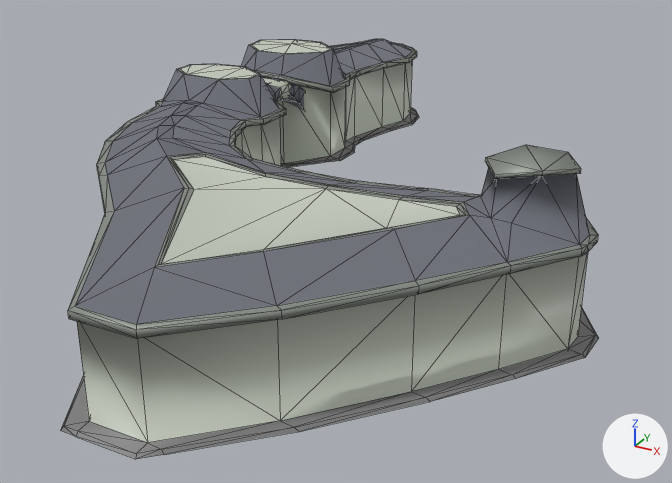
The glTF model Assets/Temp Imports/p-bld-4.glb: old version first, new version second.
Both versions are drawn from a 50 mm camera at (42.0, -59.6, 29.1) aimed at (8.9, 0.7, -1.1). Every picture has the same lights, and +X, +Y and +Z are marked at lower right. Mesh edges are drawn as thin lines on the coarser meshes. Vertices at the same position are counted once.

In view in the first picture: 'Cube-col'.
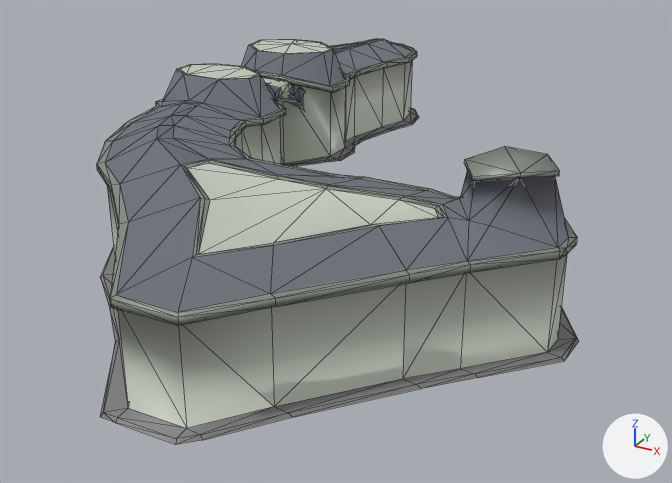
Location of each change, (x1, y1, x2, y2) in pixels of the pictures (672 x 483 px; the box of a moved part takes in the faces that stretch with it):
'Cube-col', reshaped (11% narrower): before (60, 39, 599, 459); after (97, 39, 579, 444)
part 1 of me_cube, moved or reshaped: before (60, 138, 599, 459); after (97, 138, 579, 444)
part 2 of me_cube, cut back: (403, 61, 412, 120) in both

The change, as a diff of the scene's bpy script:
```diff
--- a/Assets/Temp Imports/p-bld-4.glb.py
+++ b/Assets/Temp Imports/p-bld-4.glb.py
@@ me_cube @@
 # used by ob_cube_col; location = (0.0, 0.0, 0.0)
 # verts and faces of me_cube; kept vertices keep their numbers, new ones are numbered from 561
 # before: 233 (0.5, 31.3, 6.5), 234 (0.5, 31.3, 0.0) at pixel (403, 120), 235 (0.0, 34.3, 6.5), 236 (0.0, 34.3, 0.0) at pixel (410, 113), 308 (-1.4, 36.0, 0.0)
 # before: 309 (-6.7, 36.0, 0.0), 319 (-1.4, 36.0, -0.2), 320 (-6.7, 36.0, -0.2), 325 (-7.4, 36.7, -0.1), 326 (-7.5, 36.8, -0.3)
 # before: 327 (-0.7, 36.7, -0.1) at pixel (413, 108), 328 (-0.5, 36.8, -0.3) at pixel (415, 110)
-me_cube.from_pydata(...)  # 561 vertices, 1040 faces; spans x -12.1..31.7, y -30.1..38.1, z -2.3..11.2
+me_cube.from_pydata(...)  # 551 vertices, 1022 faces; spans x -12.1..30.7, y -28.1..38.1, z -2.3..11.2
+# me_cube part 1
+# 7 vertices are removed from x 27.0..31.6, y -8.9..-1.8, z -0.3..0.0
+# 24 faces are deleted
+# 62 vertices in x 22.0..31.7, y -10.1..-2.0, z -0.3..11.2 move by (-1.0, -1.0, 0.0)
+# 21 vertices in x 8.9..15.1, y -30.1..-24.4, z -0.3..8.0 move by (1.0, 2.0, 0.0)
+# 20 vertices in x -3.0..6.7, y -19.1..-10.0, z -2.3..8.0 move by (2.0, -1.0, 0.0)
+# 14 vertices in x 19.0..25.2, y -24.3..-18.0, z -0.3..7.0 move by (-1.0, 1.0, 0.0)
+# 10 vertices in x 14.0..16.0, y -20.5..-4.9, z -0.3..8.0 move by (0.0, 1.0, 0.0)
+# 7 vertices in x 10.0, y -6.0..-4.9, z -0.3..7.0 move by (2.0, 0.5, 0.0)
+# 22 vertices move from x 2.6..28.6, y -14.2..-3.2, z -0.3..8.0 to x 2.2..26.6, y -14.6..-2.7, z -0.3..8.0
+# 5 vertices are added at (29.5, -9.9, 0.0), (30.4, -9.9, -0.1), (30.6, -9.9, -0.3), (26.0, -3.9, 0.0), (26.0, -2.8, -0.3)
+# 6 new faces join them, mat_wall (light grey #c8cfc1)
+# 14 new faces join them, mat_sidewalk (grey #7b7b7b)
+# me_cube part 2
+delete_vertices([319, 320])  # with the faces that use them
+delete_faces([(233, 234, 236), (233, 236, 235)])
+faces += [(233, 234, 235), (234, 236, 235)]  # mat_wall (light grey #c8cfc1)
 me_cube.materials.append(mat_roof)
```
